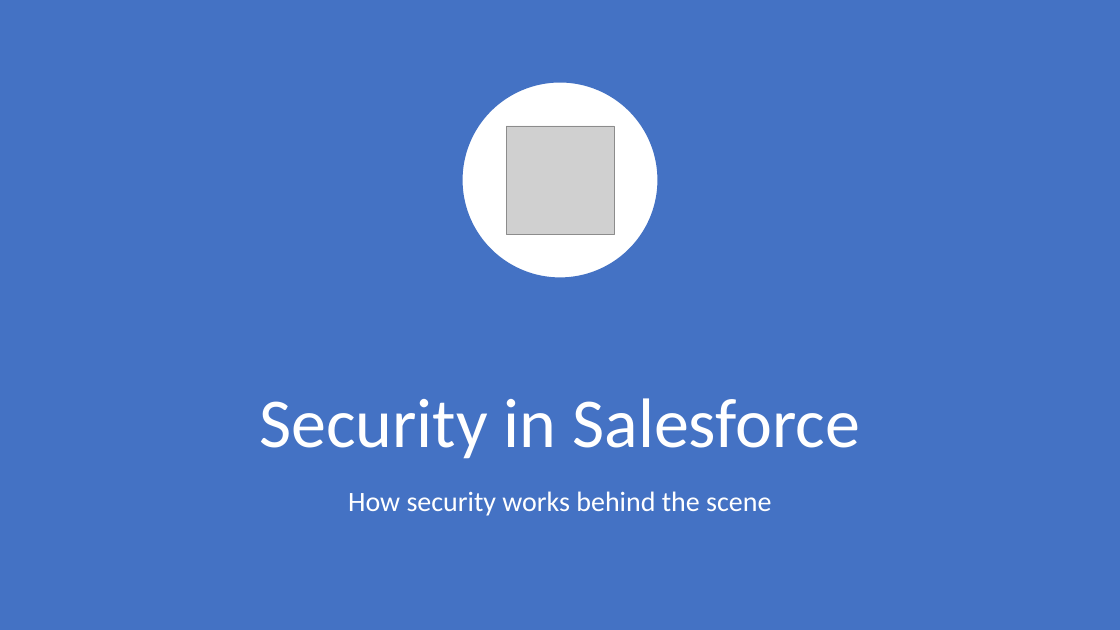
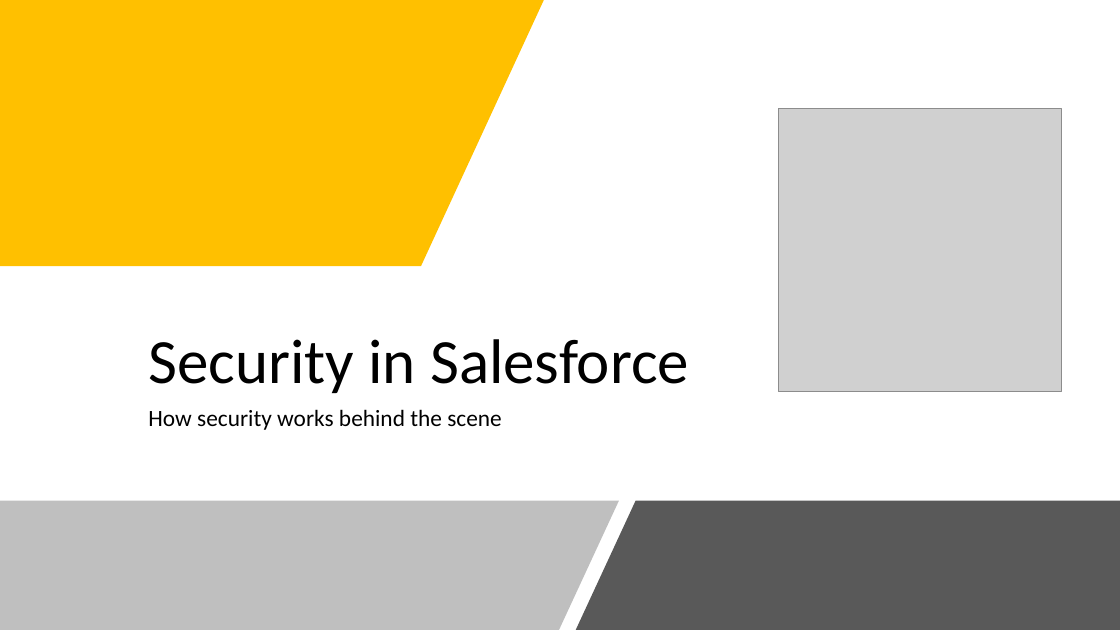
Before and after one commit to amitastreait/apexhours, a slide deck: slide 1 of Sessions/Security in Salesforce.pptx. Drawn at 1120x630 pixels with LibreOffice and Linux fonts; fonts in the diff are those of the drawing; grey boxes stand for pictures. Boxes give left, top, right and bottom in pixels: in the first picture for what was removed or moved away, otherwise in the second. Text is boxed around its words. In the diff, an @@ line names an element or a change of style, - is before the commit and + after.

Commit message:
Security in Salesforce

```diff
--- a/Sessions/Security in Salesforce.pptx
+++ b/Sessions/Security in Salesforce.pptx
@@ rectangle removed at (x1=0, y1=0, x2=1120, y2=630) @@
@@ freeform shape added at (x1=0, y1=0, x2=544, y2=266), fill #FFC000 @@
@@ ellipse removed at (x1=462, y1=82, x2=659, y2=278) @@
@@ picture resized from (x1=506, y1=126, x2=614, y2=234) to (x1=779, y1=109, x2=1062, y2=392) @@
@@ title "Security in Salesforce" moved from (x1=259, y1=398, x2=860, y2=459) to (x1=148, y1=339, x2=689, y2=393) @@
@@ title "Security in Salesforce" at (x1=148, y1=339, x2=689, y2=393): size 60 to 54 pt, text colour #FFFFFF to #000000; alignment centre to left @@
@@ freeform shape added at (x1=560, y1=332, x2=976, y2=630), fill #FFFFFF @@
@@ subtitle "How security works behind the ..." moved from (x1=348, y1=491, x2=771, y2=516) to (x1=148, y1=409, x2=501, y2=430) @@
@@ subtitle "How security works behind the ..." at (x1=148, y1=409, x2=501, y2=430): size 24 to 20 pt, text colour #FFFFFF to #000000; alignment centre to left @@
@@ freeform shape added at (x1=0, y1=501, x2=619, y2=630), fill #808080 at 50% opacity @@
@@ freeform shape added at (x1=576, y1=501, x2=1120, y2=630), fill #595959 @@
```
Also in this commit, not shown: 1 other slide changed, 9 slides added, 2 slides removed, 5 other files.
